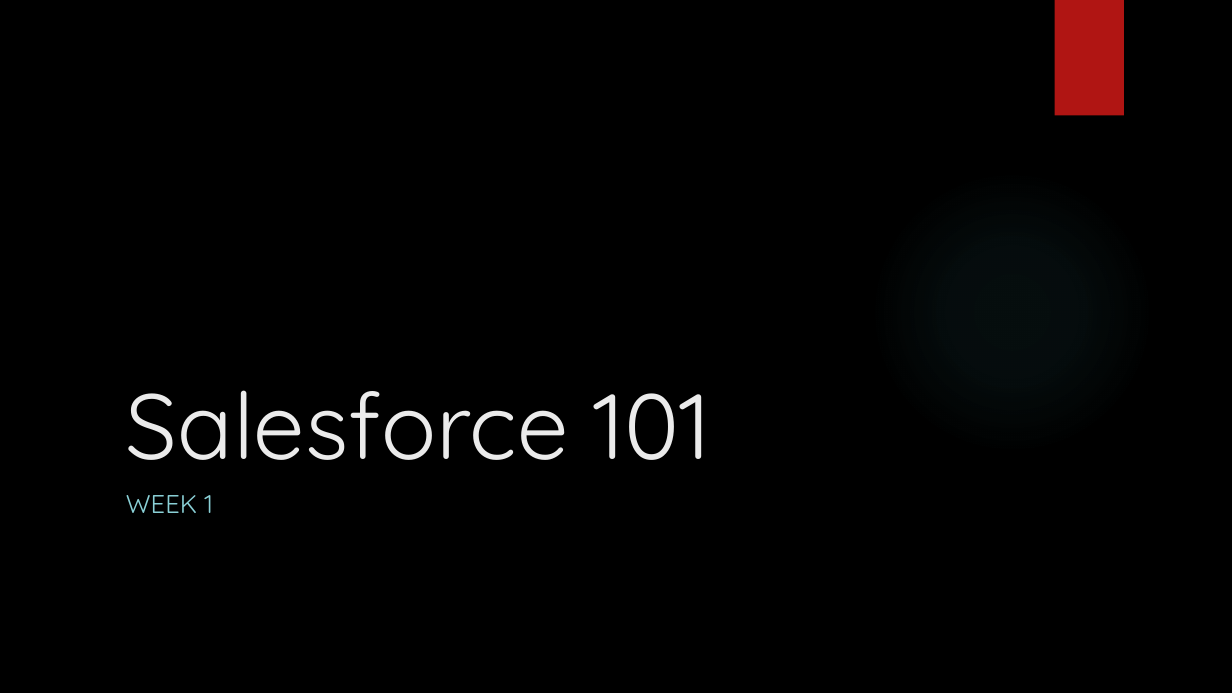
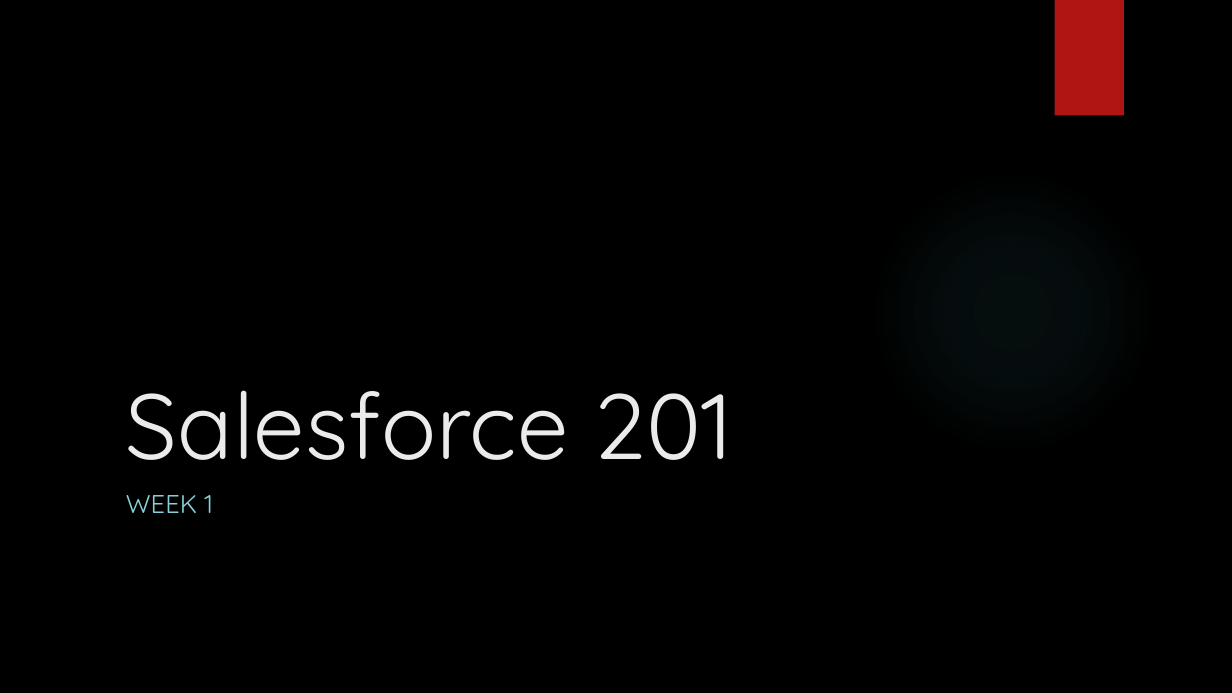
Before and after one commit to ChristianLinenko/Salesforce201, a slide deck: slide 1 of Week 1/Lecture - Week 1.pptx. Drawn at 1232x693 pixels with LibreOffice and Linux fonts; fonts in the diff are those of the drawing; background and template pictures are left out. Boxes give left, top, right and bottom in pixels: in the first picture for what was removed or moved away, otherwise in the second. Text is boxed around its words. In the diff, an @@ line names an element or a change of style, - is before the commit and + after.

Commit message:
* Updated PPT. * Added code.

```diff
--- a/Week 1/Lecture - Week 1.pptx
+++ b/Week 1/Lecture - Week 1.pptx
@@ title at (x1=126, y1=390, x2=732, y2=460): text changed @@
-Salesforce 101
+Salesforce 201
```
Also in this commit, not shown: 1 other file.
